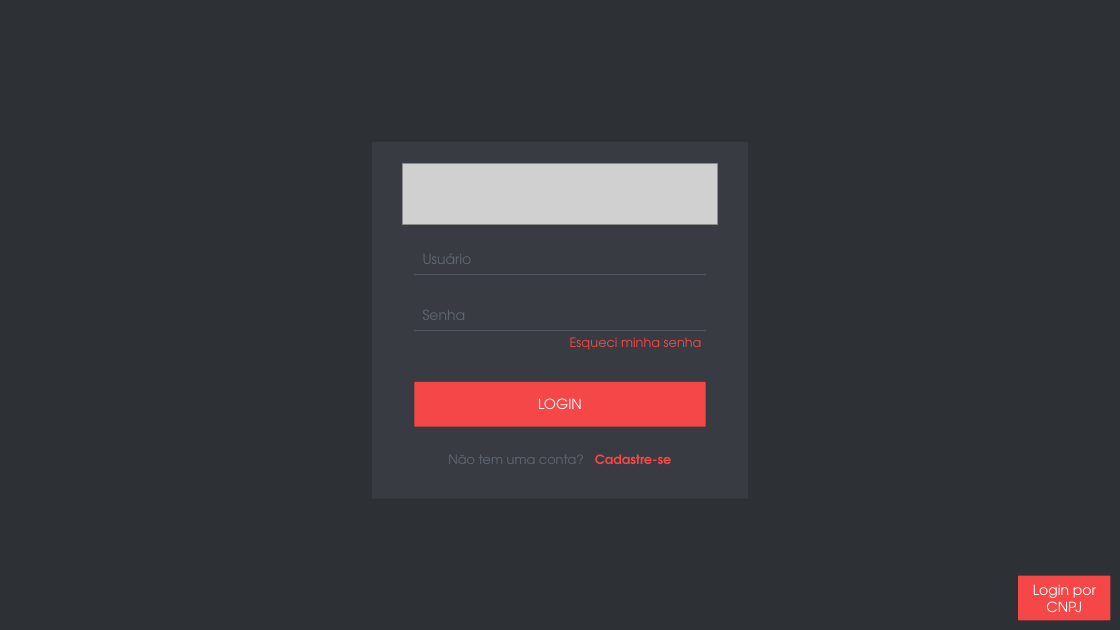
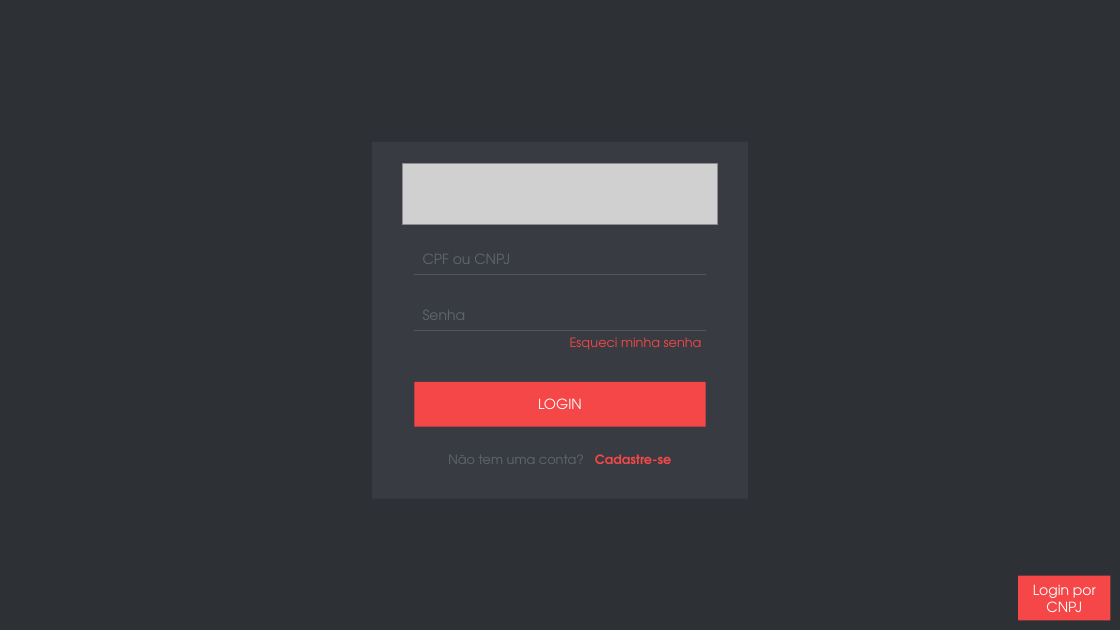
Before and after one commit to YudiG12/CarbonTowerEtc, a slide deck: slide 1 of Mockup/mockup1.pptx. Drawn at 1120x630 pixels with LibreOffice and Linux fonts; fonts in the diff are those of the drawing; grey boxes stand for pictures. Boxes give left, top, right and bottom in pixels: in the first picture for what was removed or moved away, otherwise in the second. Text is boxed around its words. In the diff, an @@ line names an element or a change of style, - is before the commit and + after.

Commit message:
cpf ou cnpj ao inves de usuario

```diff
--- a/Mockup/mockup1.pptx
+++ b/Mockup/mockup1.pptx
@@ text at (423, 254, 510, 264): text changed @@
-Usuário
+CPF ou CNPJ
```
Also in this commit, not shown: 1 other file.
